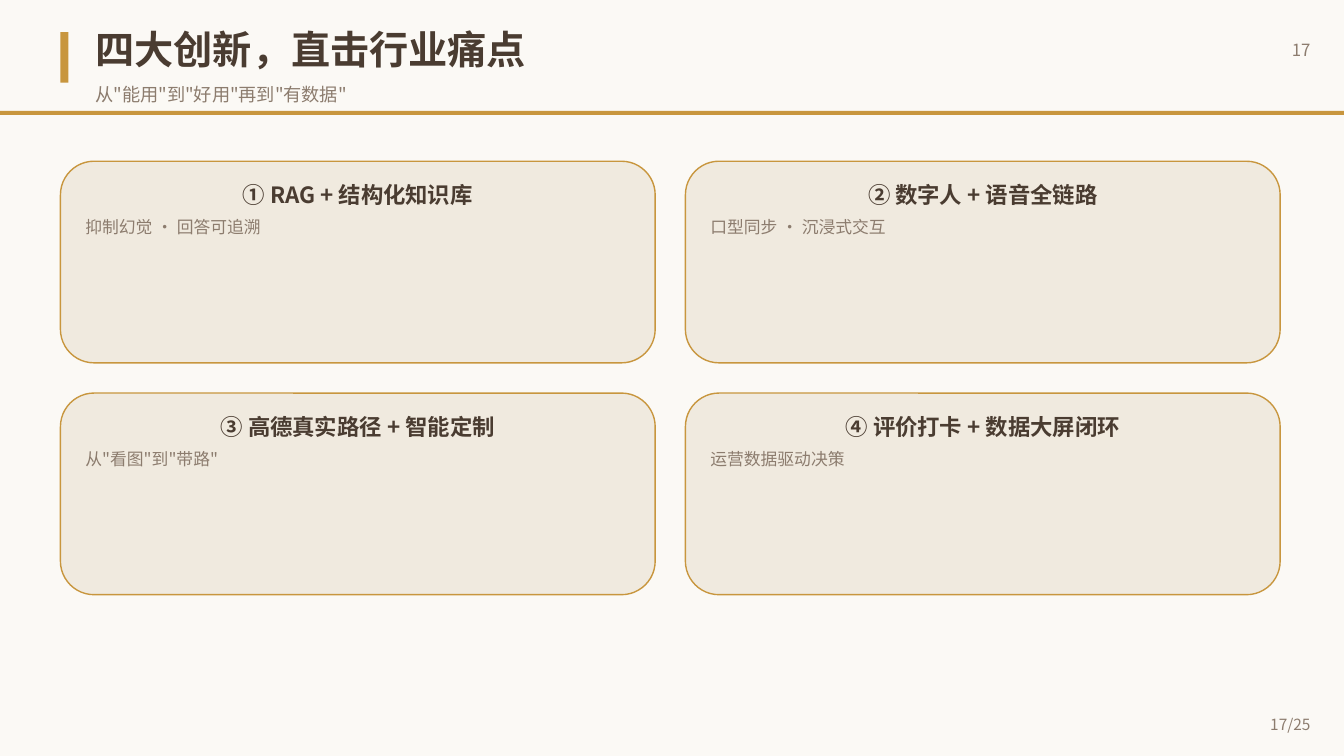
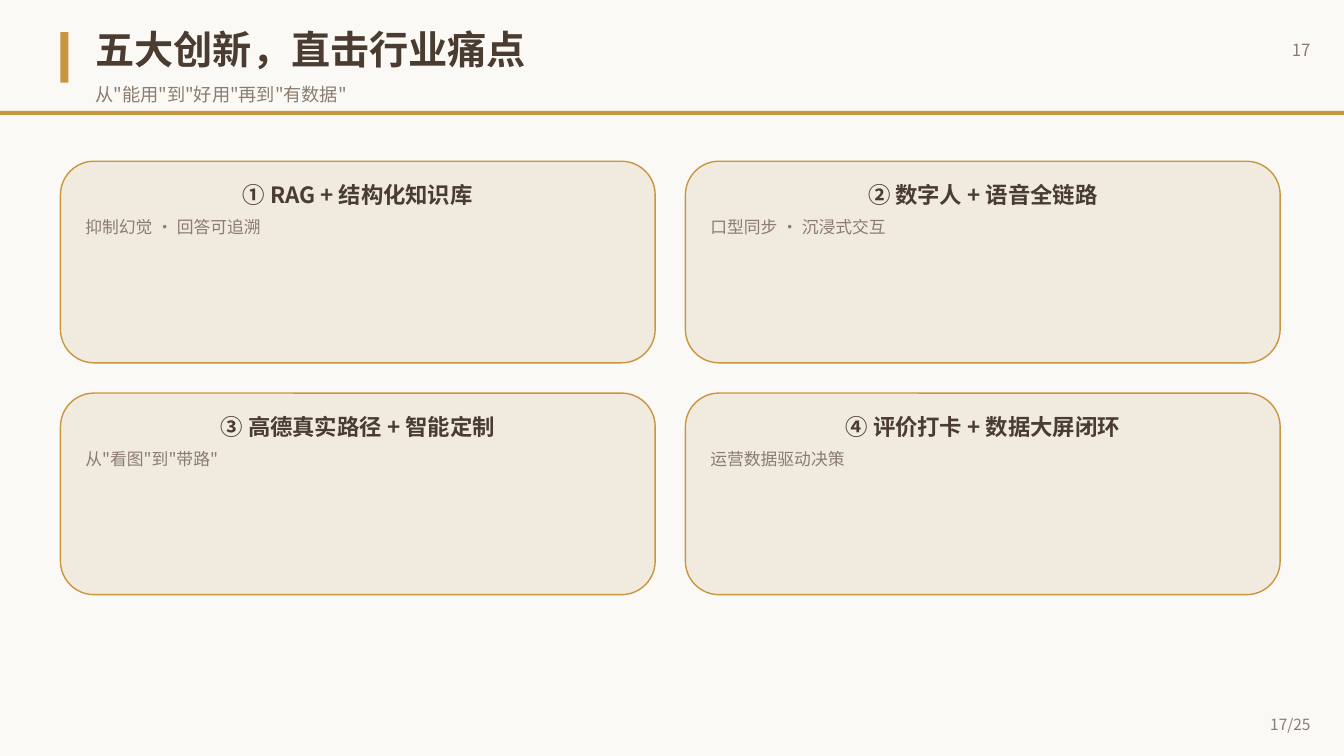
Before and after one commit to LilyTLiu/scenic-digital-human-agent, a slide deck: slide 17 of 灵山胜境AI数字人智能导游系统.pptx. Drawn at 1344x756 pixels with LibreOffice and Linux fonts; fonts in the diff are those of the drawing. Boxes give left, top, right and bottom in pixels: in the first picture for what was removed or moved away, otherwise in the second. Text is boxed around its words. In the diff, an @@ line names an element or a change of style, - is before the commit and + after.

```diff
--- a/灵山胜境AI数字人智能导游系统.pptx
+++ b/灵山胜境AI数字人智能导游系统.pptx
@@ text at [96,30,527,69]: text changed @@
-四大创新，直击行业痛点
+五大创新，直击行业痛点
```
Also in this commit, not shown: 2 other slides changed, 2 other files.
